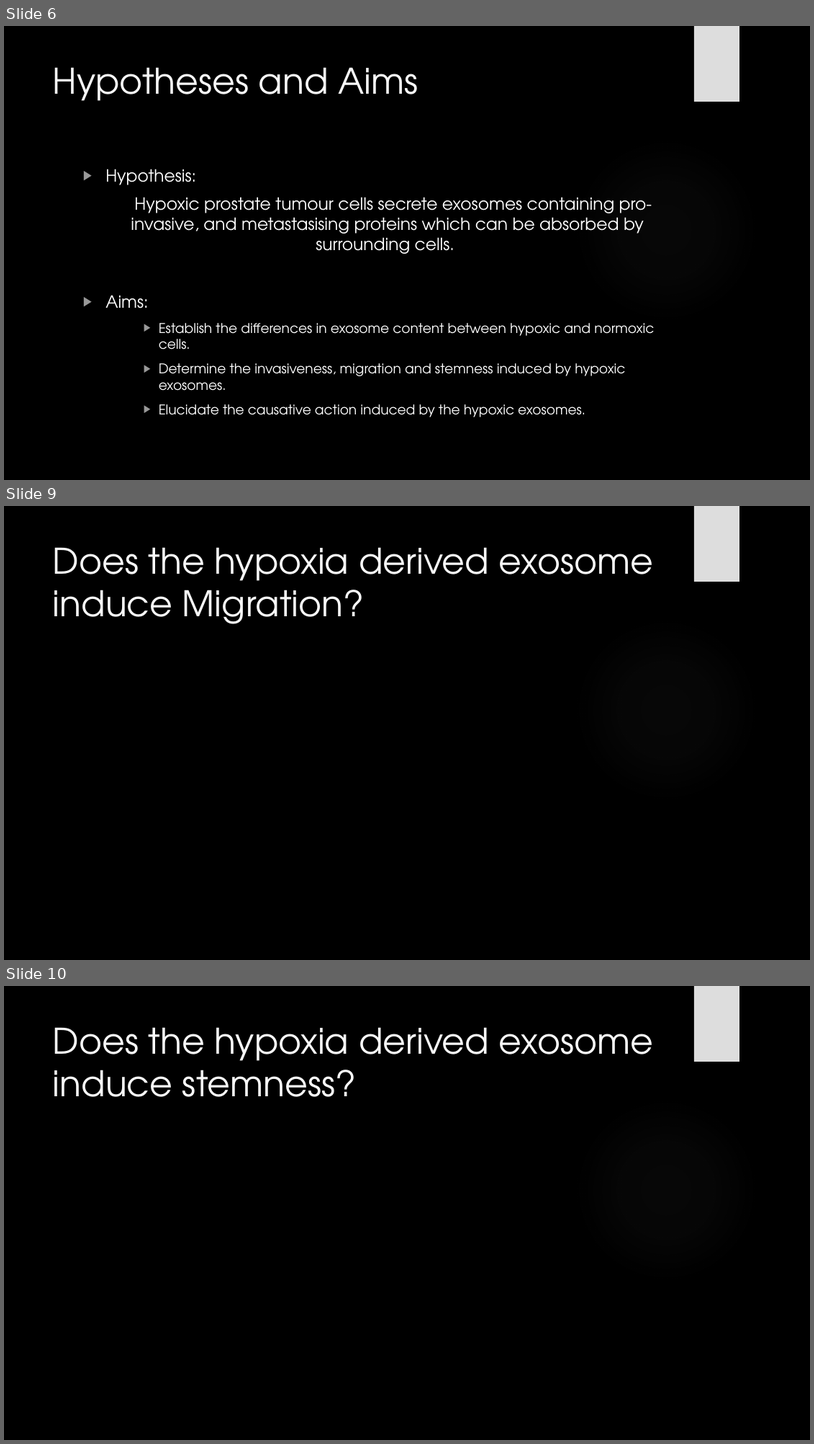
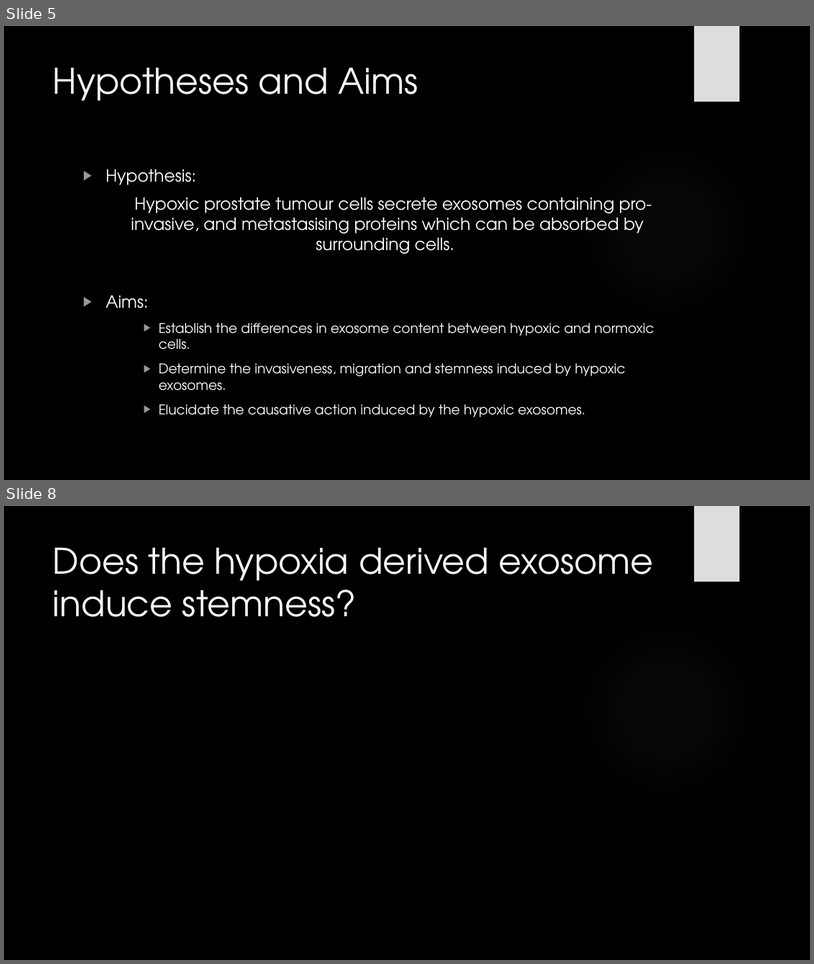
Before and after one commit to HarleyRobinson/Honours2, a slide deck: BackgroundInfo/JCslides.pptx. Shown one above the other, each under a label of ours: slides 6, 9 and 10 before the commit, slides 5 and 8 after it; the slides between them are not shown. The pictures are 814x1444 and 814x964 pixels, drawn with LibreOffice and Linux fonts; fonts in the diff are those of the drawing; background and template pictures are left out. Boxes give left, top, right and bottom in pixels: in the first picture for what was removed or moved away, otherwise in the second. Text is boxed around its words. In the diff, an @@ line names an element or a change of style, - is before the commit and + after.

```diff
--- a/BackgroundInfo/JCslides.pptx
+++ b/BackgroundInfo/JCslides.pptx
@@ slide 9 removed at (4, 506, 810, 960), background picture (left out); not listed: 2 template elements that a slide beside it also shows @@
@@ title removed at (53, 547, 653, 624) @@
-Does the hypoxia derived exosome induce Migration?
@@ what was slide 6 is now slide 5 @@
@@ what was slide 10 is now slide 8 @@
```
Also in this commit, not shown: 4 slides changed, 1 slide added, 1 other slide removed, 1 other file.
